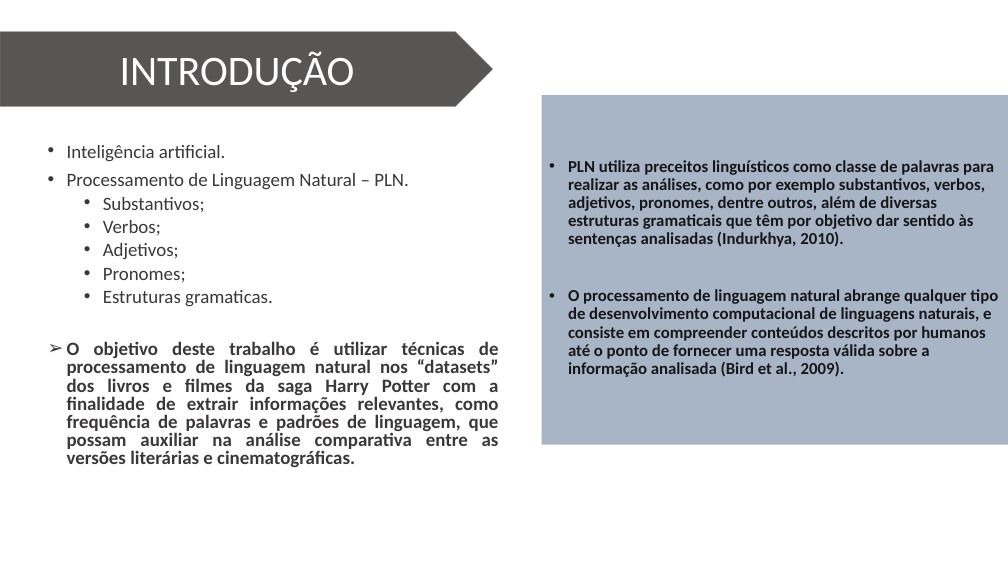
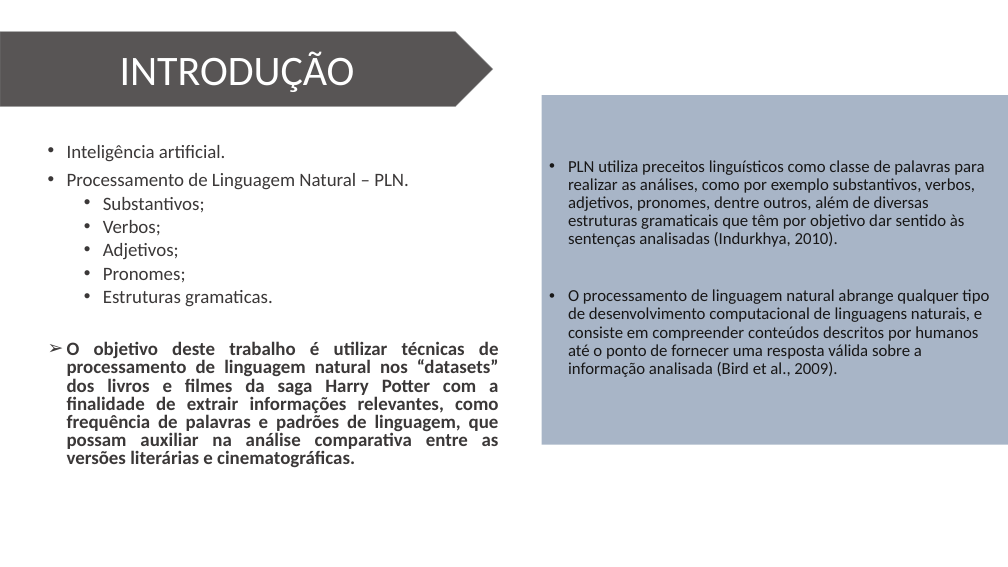
Before and after one commit to Wiryco/Natural-Language-Analysis-And-Processing, a slide deck: slide 3 of Apresentação TCC - Vinícius Andrade Lopes.pptx. Drawn at 1008x567 pixels with LibreOffice and Linux fonts; fonts in the diff are those of the drawing; background and template pictures are left out. Boxes give left, top, right and bottom in pixels: in the first picture for what was removed or moved away, otherwise in the second. Text is boxed around its words. In the diff, an @@ line names an element or a change of style, - is before the commit and + after.

```diff
--- a/Apresentação TCC - Vinícius Andrade Lopes.pptx
+++ b/Apresentação TCC - Vinícius Andrade Lopes.pptx
@@ rectangle "PLN utiliza preceitos linguísticos como ..." at <box>542,95,1008,445</box>: bold off @@
```
Also in this commit, not shown: 4 other slides changed, 3 slides added.
